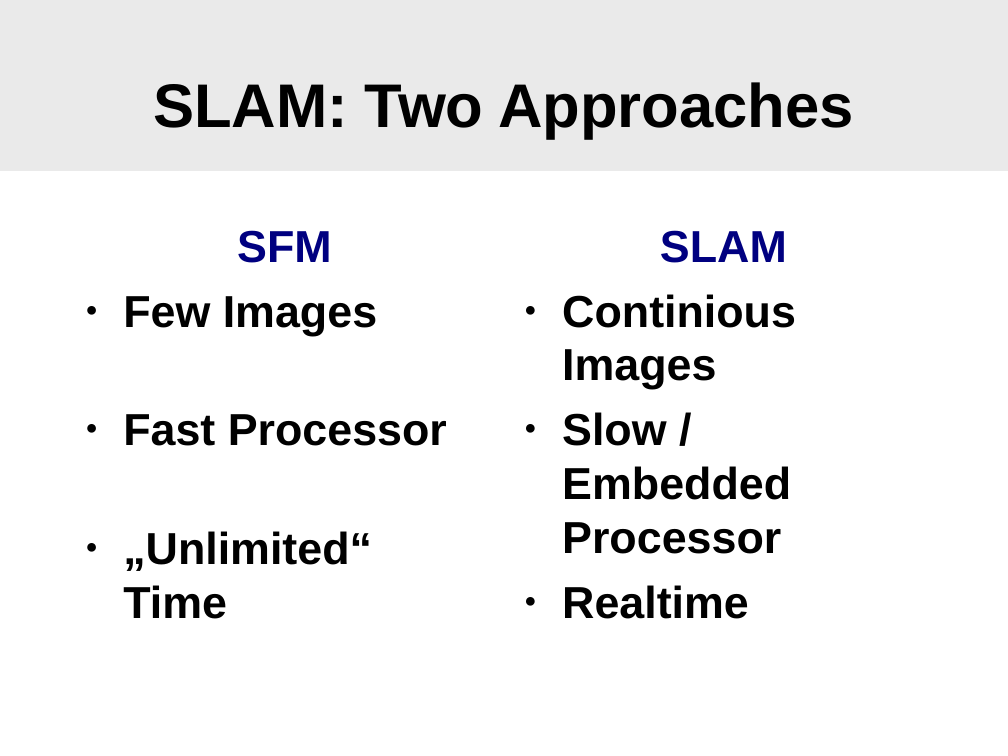
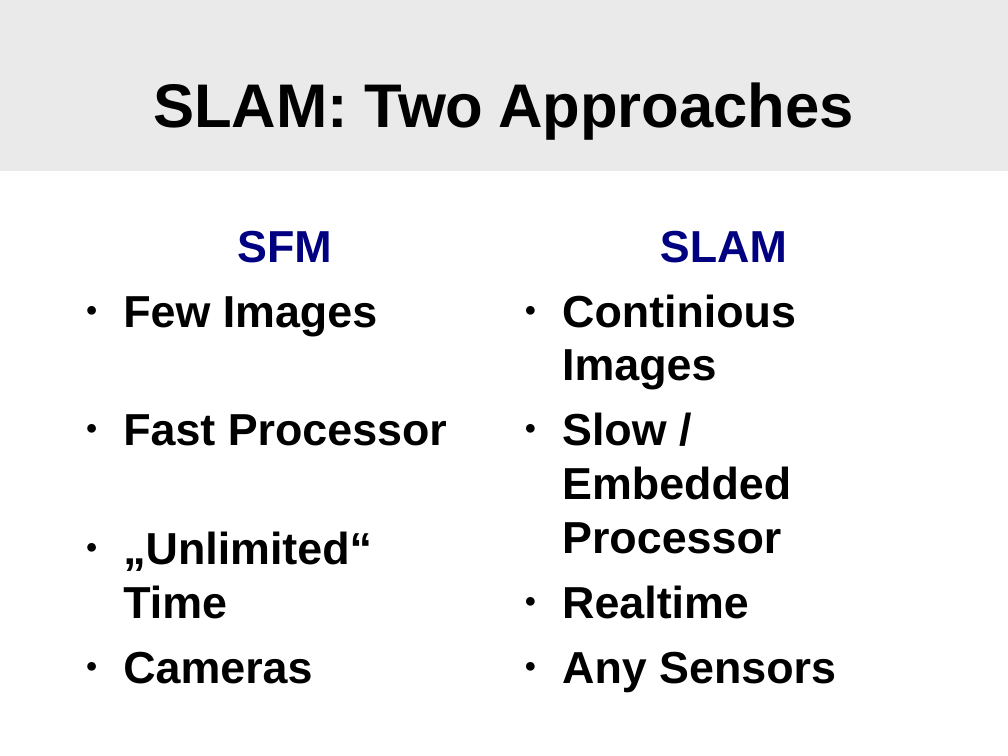
Before and after one commit to SgtPepper123/ICP_3dPhoto, a slide deck: slide 2 of slam/WhyFilter.odp. Drawn at 1008x756 pixels with LibreOffice and Linux fonts; fonts in the diff are those of the drawing; background and template pictures are left out. Boxes give left, top, right and bottom in pixels: in the first picture for what was removed or moved away, otherwise in the second. Text is boxed around its words. In the diff, an @@ line names an element or a change of style, - is before the commit and + after.

```diff
--- a/slam/WhyFilter.odp
+++ b/slam/WhyFilter.odp
@@ text at (123,651,312,684): paragraph added @@
+● Cameras
@@ text at (562,651,836,692): paragraph added @@
+● Any Sensors
```
Also in this commit, not shown: 1 other slide changed.
